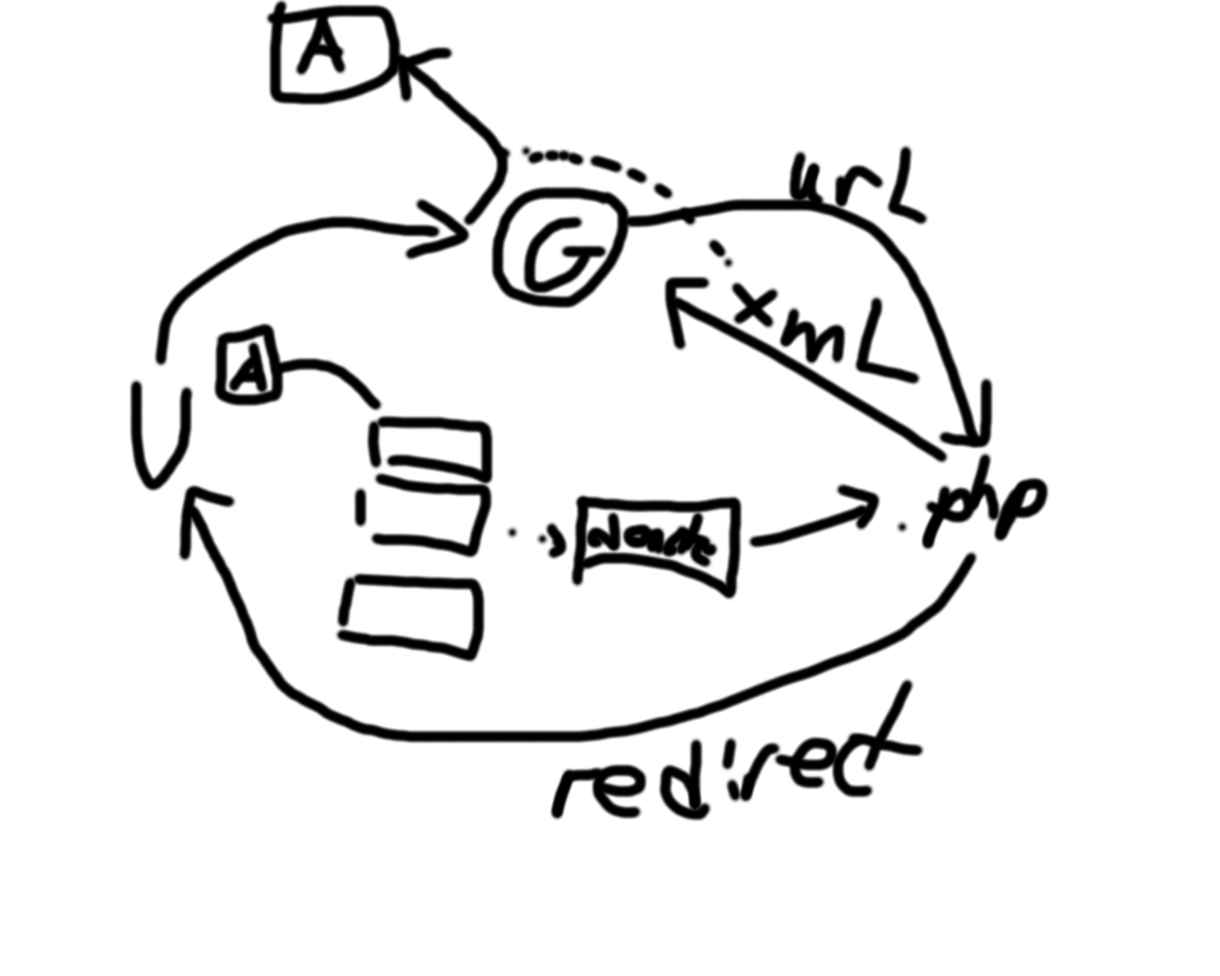
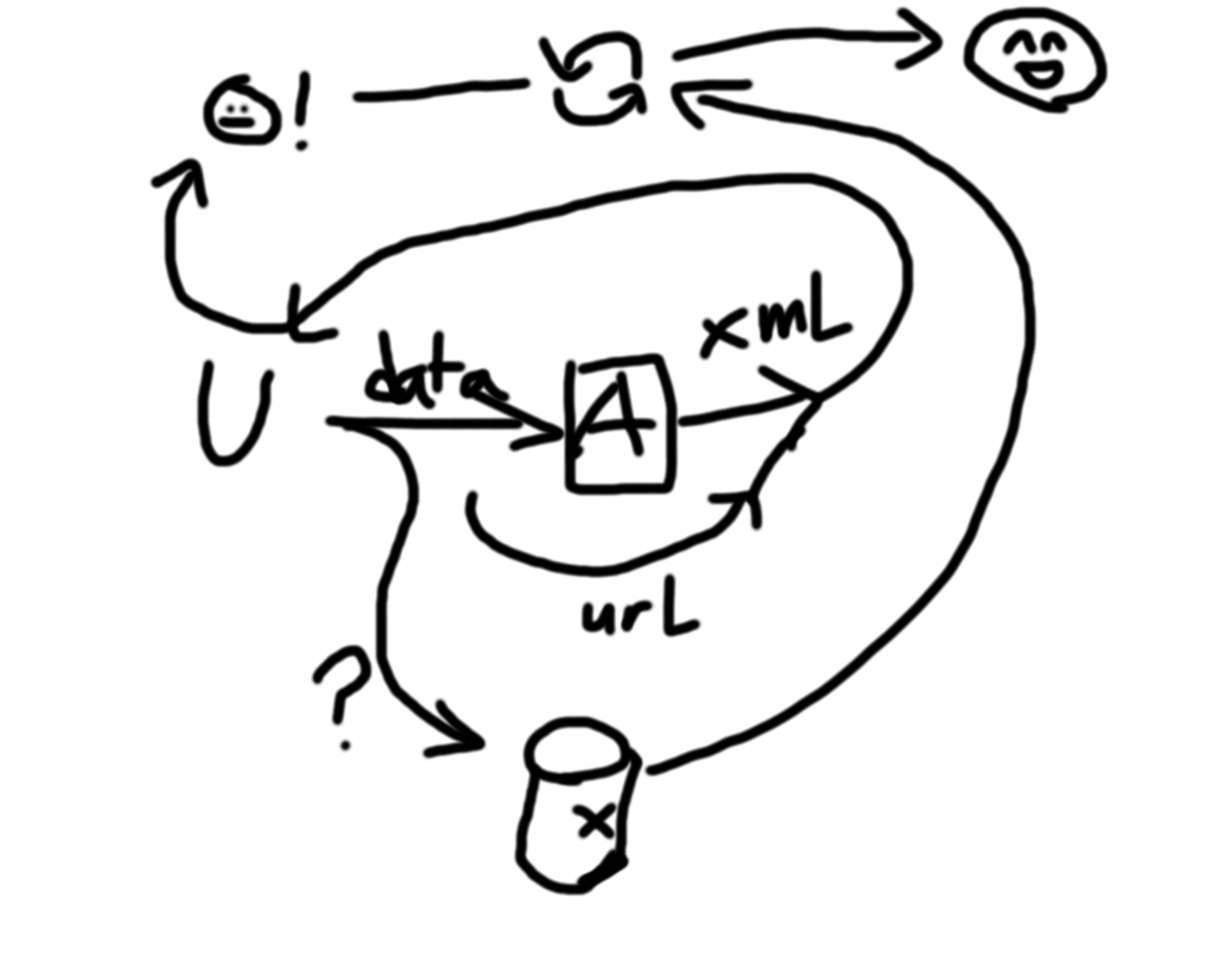
Layered file, before and after one edit (1220×976). Changes by layer:
added layer "Layer #1" above "Layer" over left=128, top=0, right=1110, bottom=898
